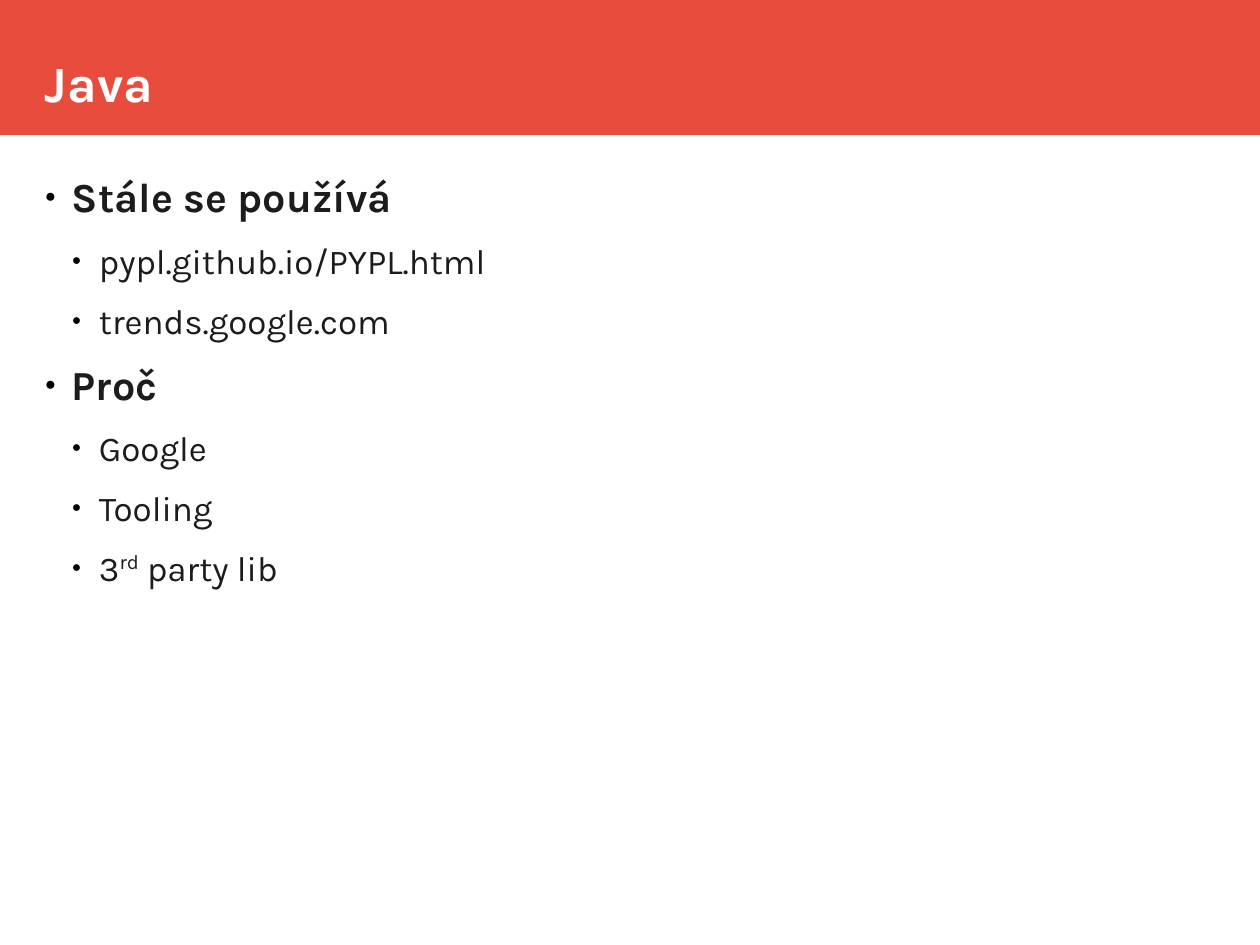
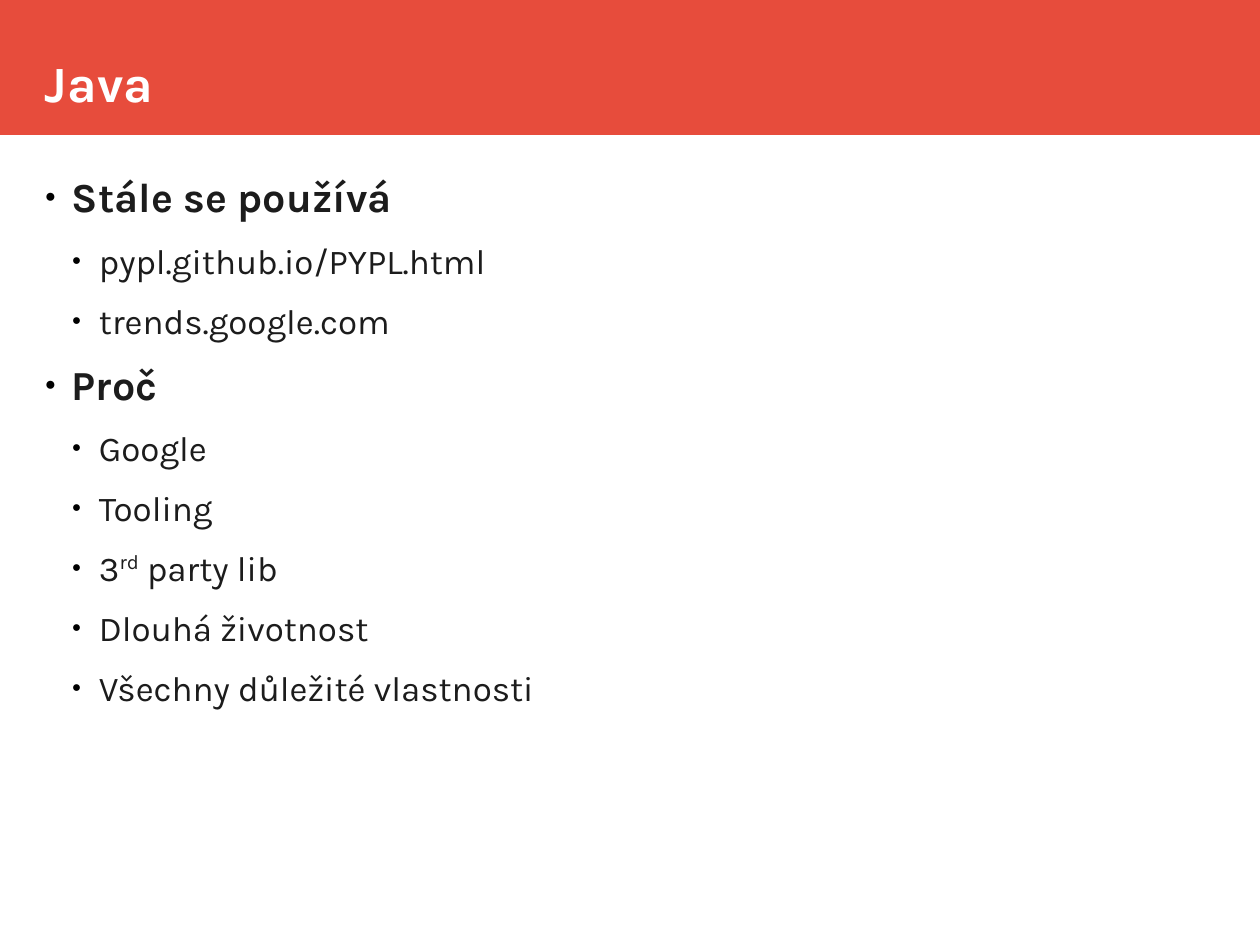
Before and after one commit to equabank/java-skoleni, a slide deck: slide 8 of v2/doc/prez.odp (slide 3 before the commit). Drawn at 1260x945 pixels with LibreOffice and Linux fonts; fonts in the diff are those of the drawing. Boxes give left, top, right and bottom in pixels: in the first picture for what was removed or moved away, otherwise in the second. Text is boxed around its words. In the diff, an @@ line names an element or a change of style, - is before the commit and + after.

```diff
--- a/v2/doc/prez.odp
+++ b/v2/doc/prez.odp
@@ text at <box>99,614,534,710</box>: paragraphs added @@
+  ● Dlouhá životnost
+  ● Všechny důležité vlastnosti
```
Also in this commit, not shown: 3 other slides changed, 10 slides added, 2 slides removed, 1 other file.
